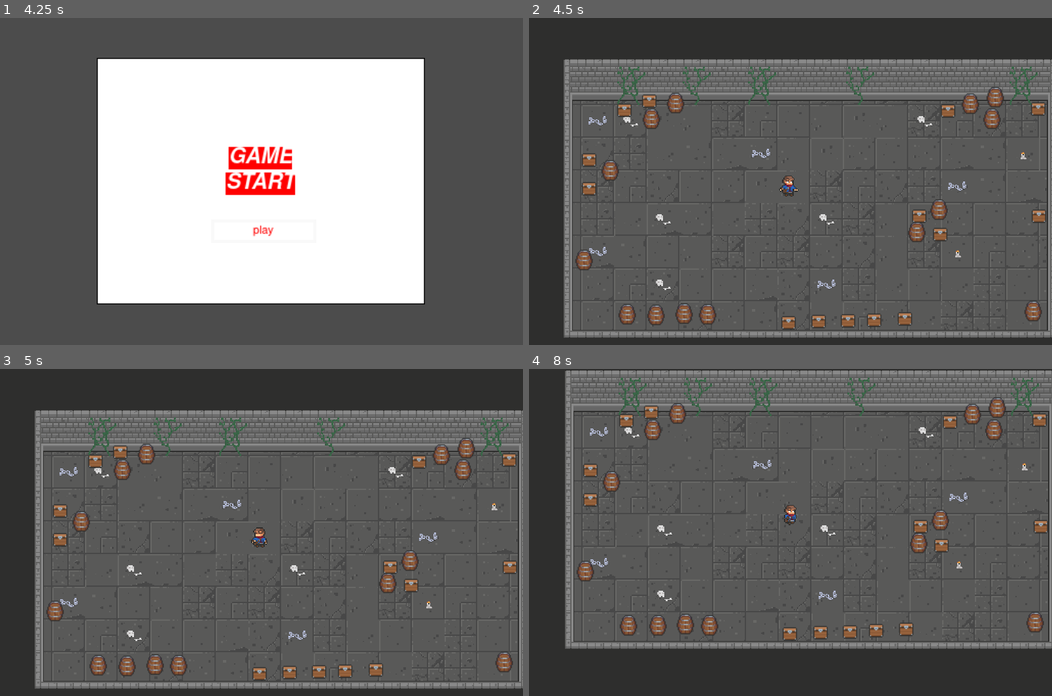
Above: before the commit, frames 1-4 (two rows, left to right).
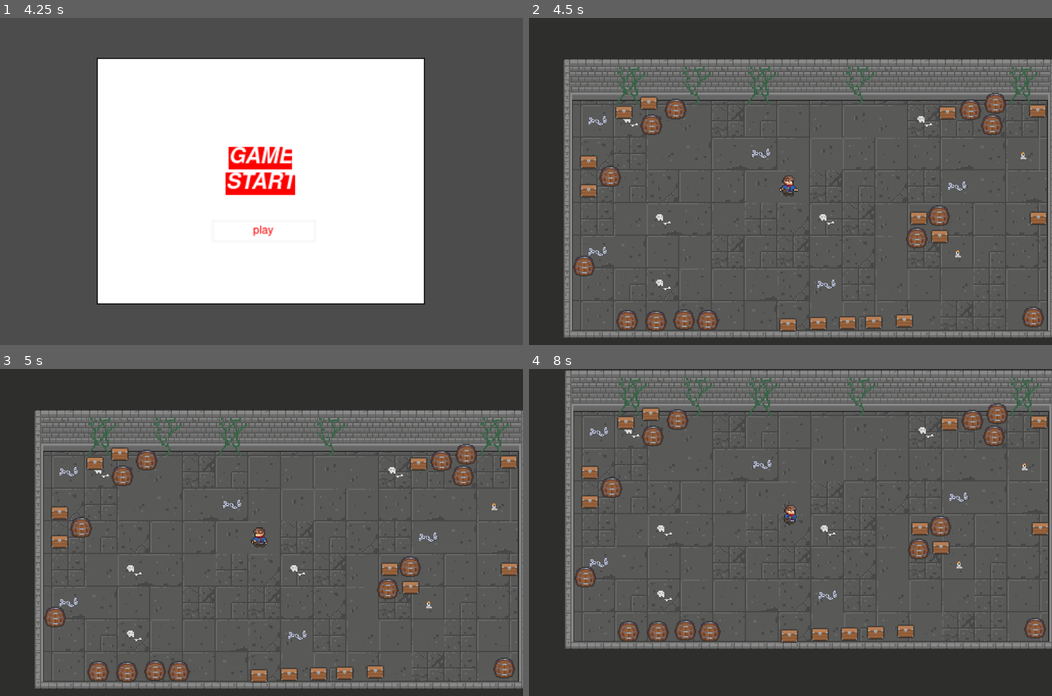
Above: after the commit, the same moments.

Repository: bandreetto/mimic-dungeon
Game: Godot game, scene res://scenes/main/main.tscn
The game is run twice, just before and just after one commit, with the same random seed, the same clock (stepped at 60 frames per second) and the same inputs.
Inputs (mouse positions are in pixels of both pictures, inside the frame that each line leads up to):
- Up to frame 1 (4.25 s): tap Enter at 0.5, 2, 3.5 s; hold Right (ui_right) 0.53-1.28 s; tap Space (ui_select) at 0.77, 1.25, 1.52, 2.75, 3.02, 3.77 s; hold Down (ui_down) 1.28-2.03 s; hold Right (ui_right) 2.03-2.78 s; hold Up (ui_up) 2.78-3.53 s; hold Left (ui_left) from 3.53 s (still down)
- Up to frame 2 (4.5 s): release Left (ui_left) at 4.25 s; click (790, 240) at 4.25 s
- Up to frame 3 (5 s): no input
- Up to frame 4 (8 s): hold Left (ui_left) 5.03-5.78 s; tap Space (ui_select) at 5.27, 6.77, 7.52 s; hold Down (ui_down) 5.78-6.53 s; hold Right (ui_right) 6.53-7.28 s; hold Up (ui_up) from 7.28 s (still down)

Frame 1 is identical in both runs. In frame 2, 4.4% of the frame differs, in the area x 8-99%, y 21-96%; in frame 3, 4.4%; in frame 4, 4.4%, in the area x 8-100%, y 8-84%.

Commit message:
Add damage to sword and health count to enemies

Diff:
--- a/scenes/barrel/barrel.gd
+++ b/scenes/barrel/barrel.gd
@@ -1,29 +1,12 @@
 extends Node2D
 
 export var isMimic = false
-var timer = null
-var mimic_delay = 0.5
-
-func _ready():
-	timer = Timer.new()
-	timer.set_one_shot(true)
-	timer.set_wait_time(mimic_delay)
-	timer.connect('timeout', self, 'on_timeout_complete')
-	add_child(timer)
 
 func _on_hurtbox_area_entered(area):
 	create_destroy_effect()
 	$StaticBody2D.queue_free()
 	$hurtbox.queue_free()
-	timer.start()
-	print('iniciado timer')
-
-func on_timeout_complete():
-	print('finalizou timer')
-	if isMimic == true:
-		create_mimic_instance()
-	queue_free()
-
+	$Timer.start()
 
 func create_destroy_effect():
 	var scene = load("res://scenes/barrel/effect/barrelEffect.tscn")
@@ -38,3 +21,9 @@
 	var main = get_tree().current_scene
 	instance.global_position = global_position
 	main.add_child(instance)
+
+
+func _on_Timer_timeout():
+	if isMimic == true:
+		create_mimic_instance()
+	queue_free()
--- a/scenes/barrel/barrel.tscn
+++ b/scenes/barrel/barrel.tscn
@@ -41,7 +41,7 @@
 [node name="Sprite" type="AnimatedSprite" parent="StaticBody2D"]
 frames = SubResource( 4 )
 animation = "idle"
-frame = 2
+frame = 1
 playing = true
 
 [node name="CollisionShape2D" type="CollisionShape2D" parent="StaticBody2D"]
@@ -56,4 +56,8 @@
 [node name="CollisionShape2D" type="CollisionShape2D" parent="hurtbox"]
 position = Vector2( -0.749149, 5.24407 )
 shape = SubResource( 6 )
+
+[node name="Timer" type="Timer" parent="."]
+wait_time = 0.5
 [connection signal="area_entered" from="hurtbox" to="." method="_on_hurtbox_area_entered"]
+[connection signal="timeout" from="Timer" to="." method="_on_Timer_timeout"]
--- a/scenes/chest/chest.tscn
+++ b/scenes/chest/chest.tscn
@@ -41,7 +41,6 @@
 [node name="Sprite" type="AnimatedSprite" parent="StaticBody2D"]
 frames = SubResource( 4 )
 animation = "idle"
-frame = 2
 playing = true
 
 [node name="CollisionShape2D" type="CollisionShape2D" parent="StaticBody2D"]
--- /dev/null
+++ b/scenes/damage/hitbox/hitbox.gd
@@ -0,0 +1,3 @@
+extends Area2D
+
+export var damage = 1
--- /dev/null
+++ b/scenes/damage/hitbox/hitbox.tscn
@@ -0,0 +1,11 @@
+[gd_scene load_steps=3 format=2]
+
+[ext_resource path="res://scenes/damage/hitbox/hitbox.gd" type="Script" id=1]
+
+[sub_resource type="RectangleShape2D" id=1]
+
+[node name="hitbox" type="Area2D"]
+script = ExtResource( 1 )
+
+[node name="CollisionShape2D" type="CollisionShape2D" parent="."]
+shape = SubResource( 1 )
--- a/scenes/mimic/mimic1/mimic.gd
+++ b/scenes/mimic/mimic1/mimic.gd
@@ -22,4 +22,7 @@
 
 func _on_hurtbox_area_entered(area):
 	knockback = area.knockback_vector * 100
-	stats.take_damage(1)
+	stats.health -= area.damage
+
+func _on_stats_no_health():
+	queue_free()
--- a/scenes/mimic/mimic1/mimic.tscn
+++ b/scenes/mimic/mimic1/mimic.tscn
@@ -21,6 +21,7 @@
 scale = Vector2( 1.01438, 0.966951 )
 frames = ExtResource( 2 )
 animation = "attack"
+frame = 1
 playing = true
 
 [node name="CollisionShape2D" type="CollisionShape2D" parent="."]
@@ -38,3 +39,4 @@
 
 [node name="stats" parent="." instance=ExtResource( 3 )]
 [connection signal="area_entered" from="hurtbox" to="." method="_on_hurtbox_area_entered"]
+[connection signal="no_health" from="stats" to="." method="_on_stats_no_health"]
--- a/scenes/mimic/mimic2/mimic2.tscn
+++ b/scenes/mimic/mimic2/mimic2.tscn
@@ -19,6 +19,7 @@
 scale = Vector2( 1.49928, 1.38103 )
 frames = ExtResource( 1 )
 animation = "attack"
+frame = 4
 playing = true
 
 [node name="CollisionShape2D" type="CollisionShape2D" parent="."]
--- a/scenes/player/Swordhit.gd
+++ b/scenes/player/Swordhit.gd
@@ -1,6 +1,3 @@
-extends Area2D
+extends "res://scenes/damage/hitbox/hitbox.gd"
 
 var knockback_vector = Vector2.ZERO
-
-func _ready():
-	pass # Replace with function body.
--- a/scenes/player/player.tscn
+++ b/scenes/player/player.tscn
@@ -83,6 +83,7 @@
 frame = 27
 
 [node name="Swordhit" type="Area2D" parent="Sprite"]
+scale = Vector2( 0.993217, 0.947333 )
 collision_layer = 0
 collision_mask = 32
 script = ExtResource( 3 )
--- a/scenes/stats/stats.gd
+++ b/scenes/stats/stats.gd
@@ -1,9 +1,10 @@
 extends Node2D
 
 export var max_health = 3
-onready var health = max_health
+onready var health = max_health setget set_health
+signal no_health
 
-func take_damage(damage):
-	if health > 0:
-		health = health - damage
-		print("health", health)
+func set_health(value):
+	health = value
+	if health <= 0:
+		emit_signal("no_health")
